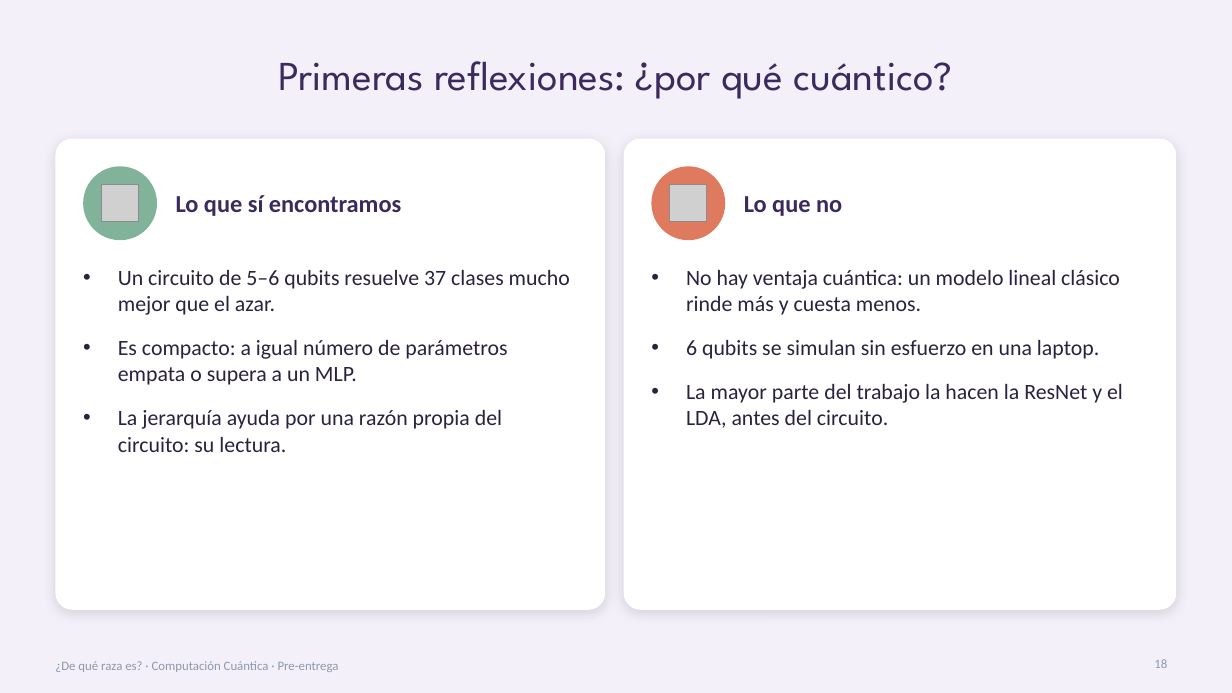
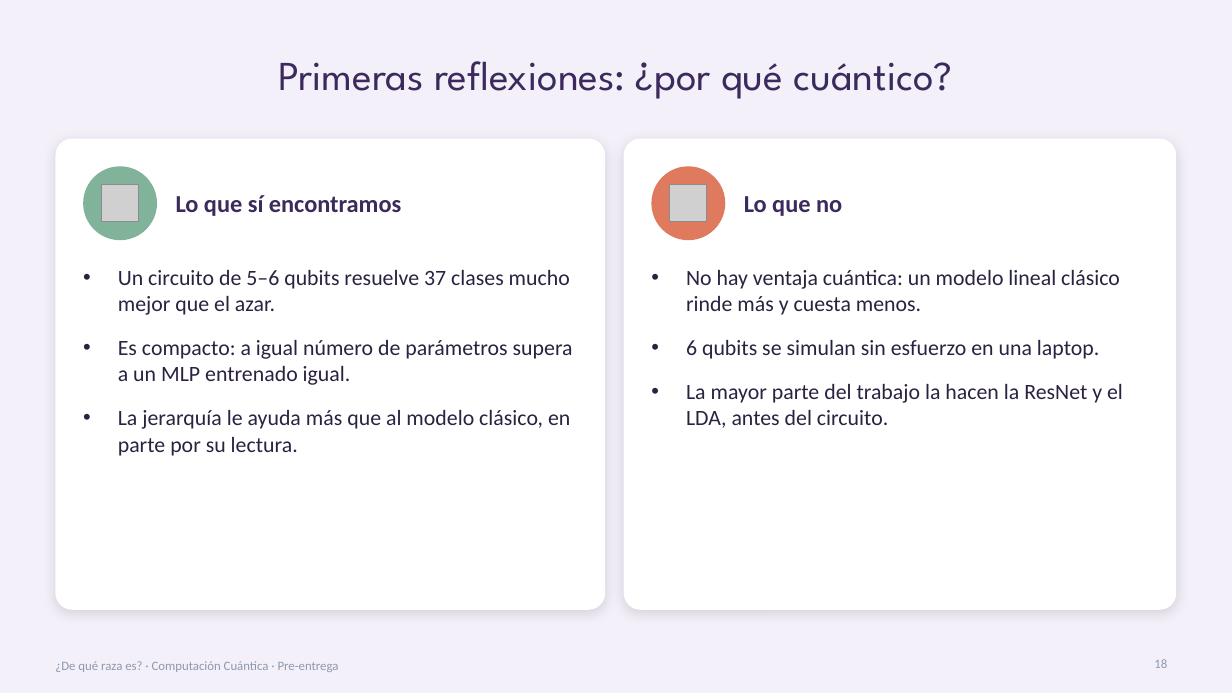
Before and after one commit to KarlaRoChi/Proyecto-FInal-Compu-Cuantica, a slide deck: slide 18 of Presentacion/Presentacion_Preentrega.pptx. Drawn at 1232x693 pixels with LibreOffice and Linux fonts; fonts in the diff are those of the drawing; grey boxes stand for pictures. Boxes give left, top, right and bottom in pixels: in the first picture for what was removed or moved away, otherwise in the second. Text is boxed around its words. In the diff, an @@ line names an element or a change of style, - is before the commit and + after.

```diff
--- a/Presentacion/Presentacion_Preentrega.pptx
+++ b/Presentacion/Presentacion_Preentrega.pptx
@@ text at (118,340,573,456): text changed @@
-• Es compacto: a igual número de parámetros empata o supera a un MLP.
-• La jerarquía ayuda por una razón propia del circuito: su lectura.
+• Es compacto: a igual número de parámetros supera a un MLP entrenado igual.
+• La jerarquía le ayuda más que al modelo clásico, en parte por su lectura.
```
Also in this commit, not shown: 12 other slides changed, 8 other files.
